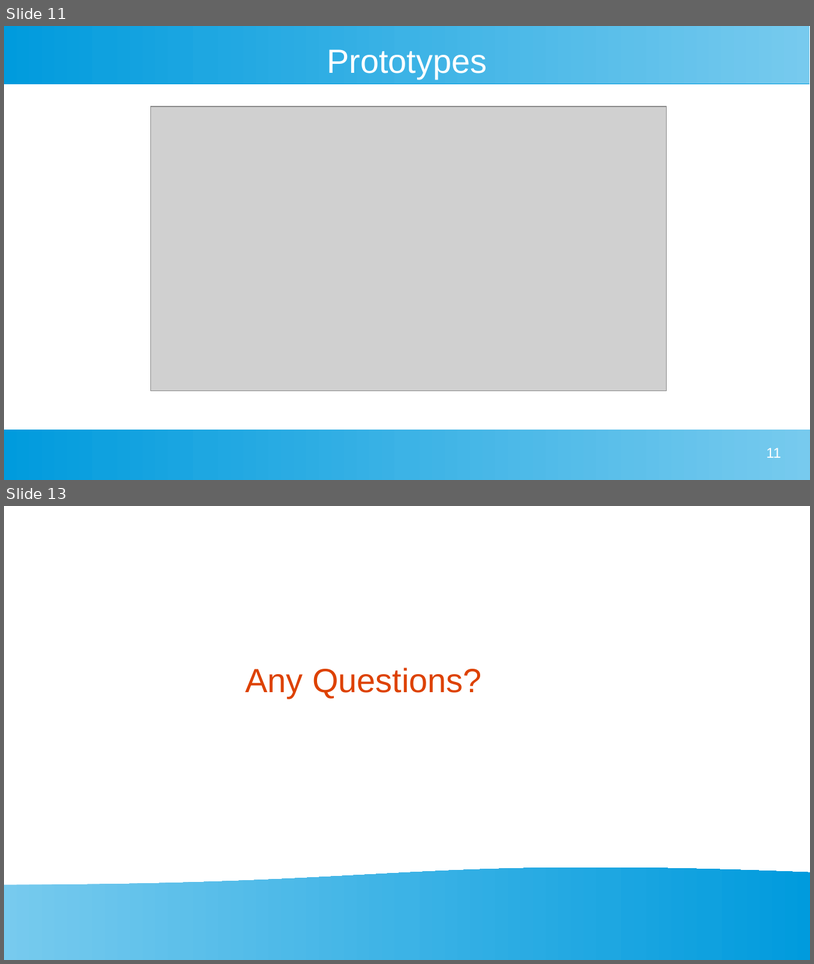
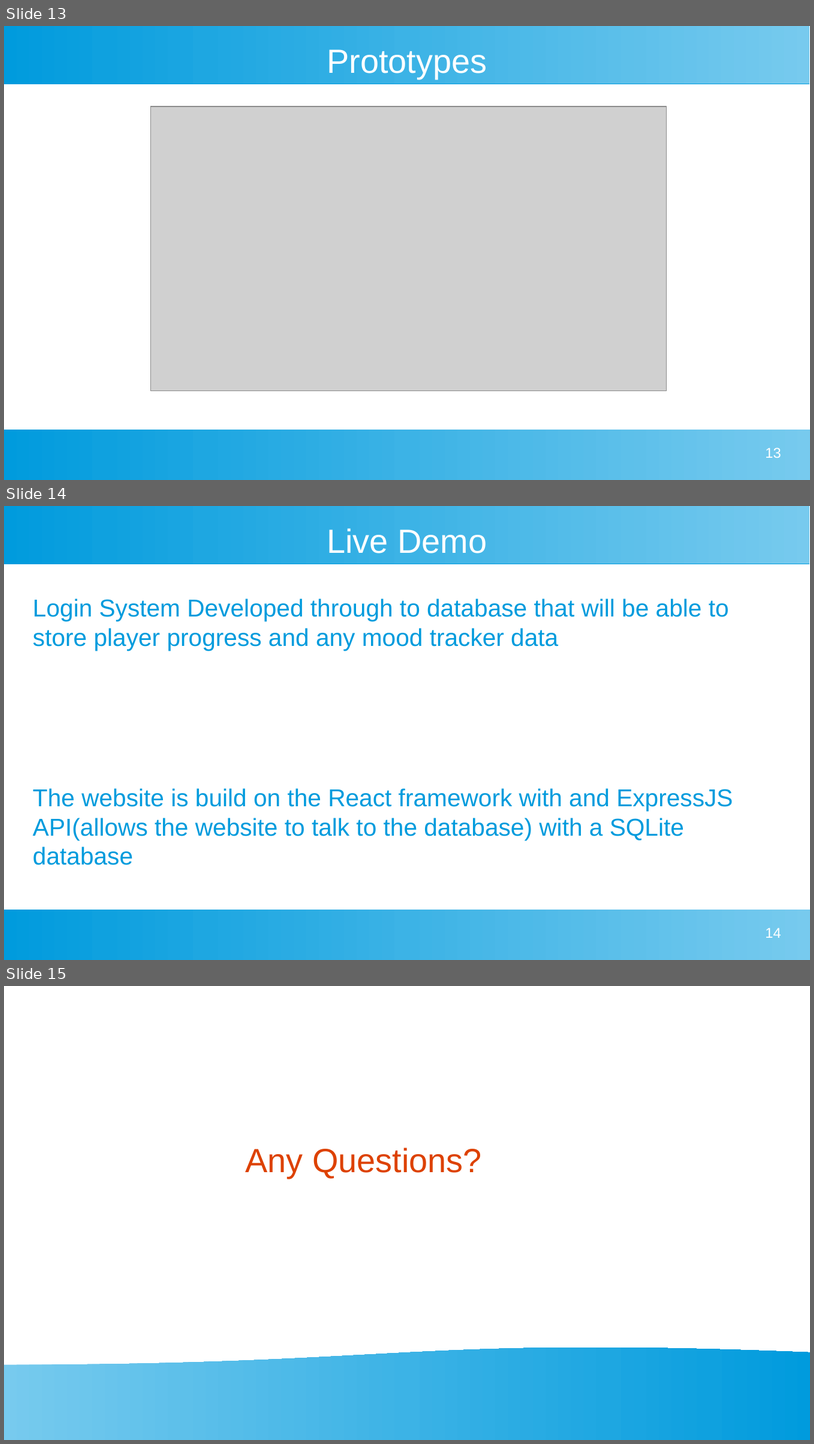
Before and after one commit to CamH04/Enterprise-Project-Group-9, a slide deck: docs/First Client Presentation 1.odp. Shown one above the other, each under a label of ours: slides 11 and 13 before the commit, slides 13, 14 and 15 after it; the slides between them are not shown. The pictures are 814x964 and 814x1444 pixels, drawn with LibreOffice and Linux fonts; fonts in the diff are those of the drawing; grey boxes stand for pictures. Boxes give left, top, right and bottom in pixels: in the first picture for what was removed or moved away, otherwise in the second. Text is boxed around its words. In the diff, an @@ line names an element or a change of style, - is before the commit and + after.

```diff
--- a/docs/First Client Presentation 1.odp
+++ b/docs/First Client Presentation 1.odp
@@ slide 14 added at bbox=[4, 506, 810, 960], background #FFFFFF; not listed: 2 template elements that a slide beside it also shows @@
@@ title added at bbox=[327, 528, 487, 553], 33 pt, text #FFFFFF @@
+Live Demo
@@ text added at bbox=[33, 598, 733, 865], 24 pt, text #009BDD @@
+Login System Developed through to database that will be able to store player progress and any mood tracker data
+The website is build on the React framework with and ExpressJS API(allows the website to talk to the database) with a SQLite database
@@ page number added at bbox=[765, 927, 781, 937], 14 pt, text #FFFFFF @@
+14
@@ what was slide 11 is now slide 13 @@
@@ page number at bbox=[765, 447, 781, 457]: text changed @@
-11
+13
@@ what was slide 13 is now slide 15 @@
```
Also in this commit, not shown: 4 slides changed, 3 other slides added, 1 slide removed, 5 other files.
